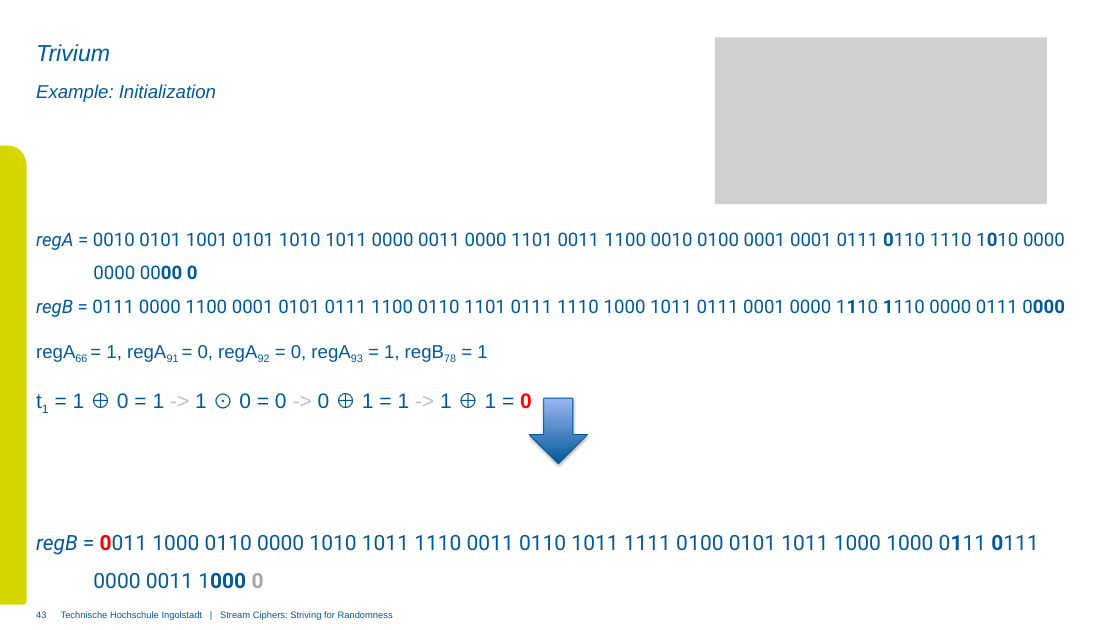
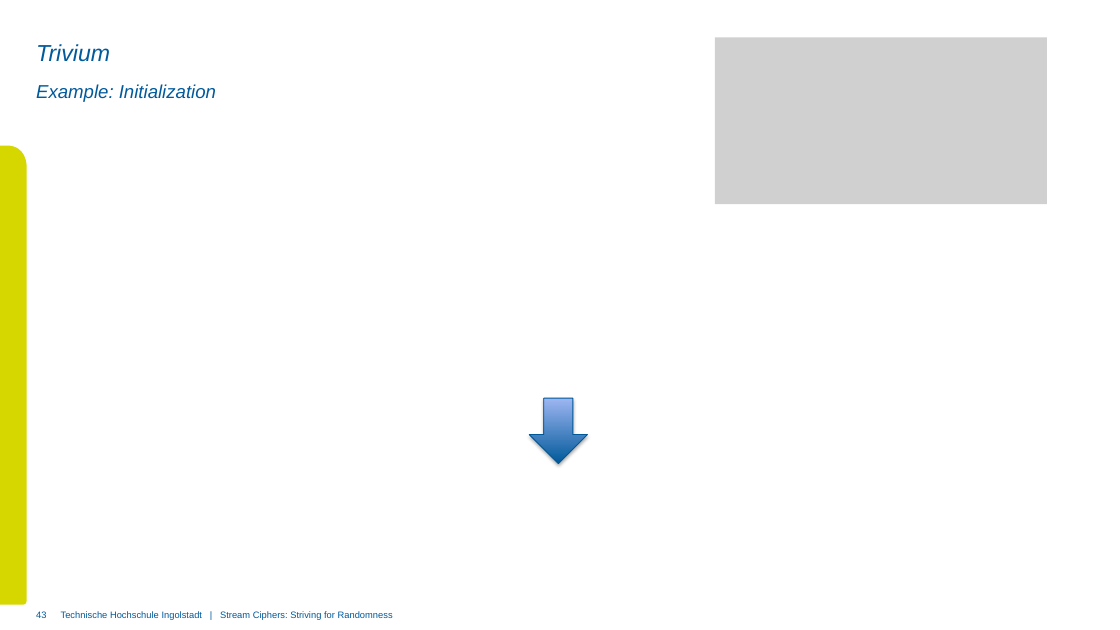
Before and after one commit to xThale/crypto-stream-ciphers, a slide deck: slide 43 of Präsentation/Merged Presentation.pptx. Drawn at 1120x630 pixels with LibreOffice and Linux fonts; fonts in the diff are those of the drawing; grey boxes stand for pictures; background and template pictures are left out. Boxes give left, top, right and bottom in pixels: in the first picture for what was removed or moved away, otherwise in the second. Text is boxed around its words. In the diff, an @@ line names an element or a change of style, - is before the commit and + after.

Commit message:
presentation Larysa

```diff
--- a/Präsentation/Merged Presentation.pptx
+++ b/Präsentation/Merged Presentation.pptx
@@ text removed at <box>36,232,1065,589</box> @@
-regA = 0010 0101 1001 0101 1010 1011 0000 0011 0000 1101 0011 1100 0010 0100 0001 0001 0111 0110 1110 1010 0000 0000 0000 0
-regB = 0111 0000 1100 0001 0101 0111 1100 0110 1101 0111 1110 1000 1011 0111 0001 0000 1110 1110 0000 0111 0000
-regA66 = 1, regA91 = 0, regA92 = 0, regA93 = 1, regB78 = 1
-t1 = 1 ⊕ 0 = 1 -> 1 ⊙ 0 = 0 -> 0 ⊕ 1 = 1 -> 1 ⊕ 1 = 0
-regB = 0011 1000 0110 0000 1010 1011 1110 0011 0110 1011 1111 0100 0101 1011 1000 1000 0111 0111 0000 0011 1000 0
```
